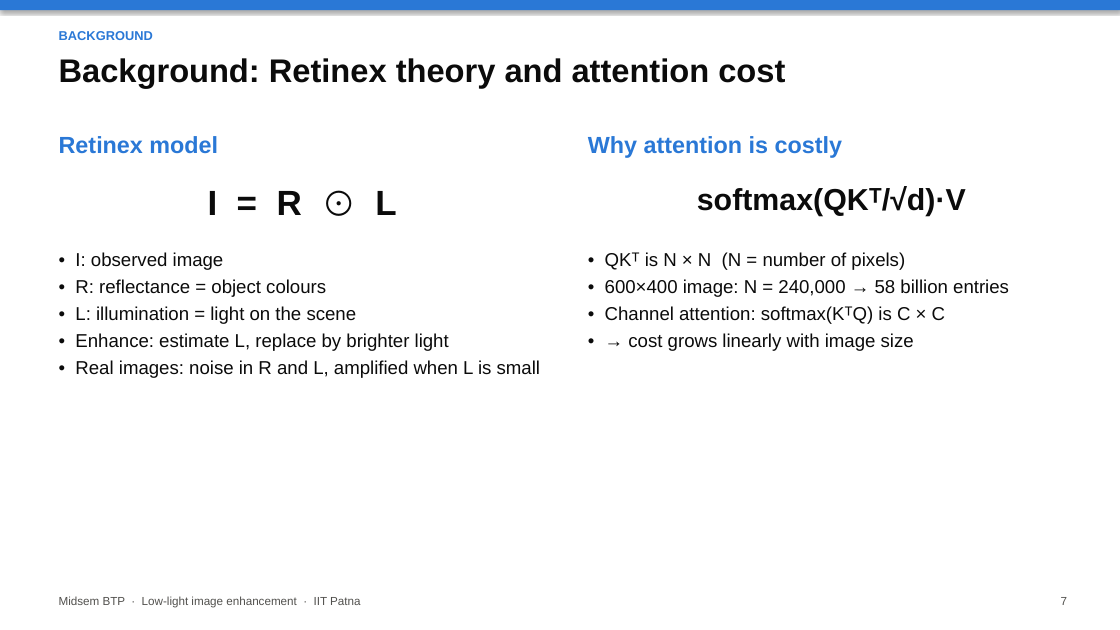
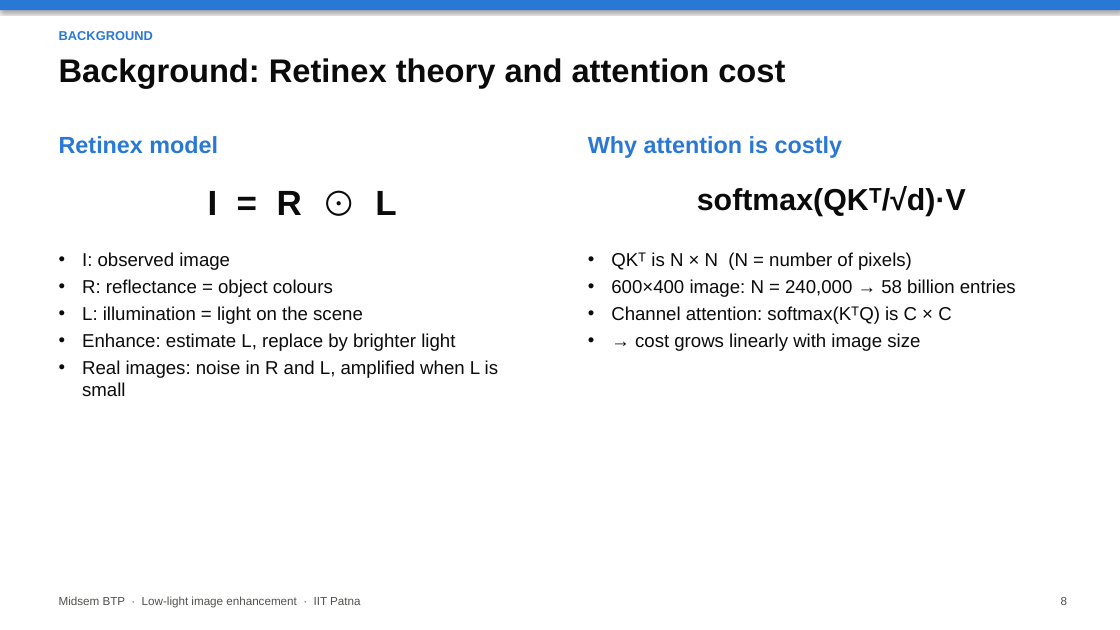
Before and after one commit to Crazycraftie/low-light-enhancement-btp, a slide deck: slide 8 of presentation/midsem.pptx (slide 7 before the commit). Drawn at 1120x630 pixels with LibreOffice and Linux fonts; fonts in the diff are those of the drawing. Boxes give left, top, right and bottom in pixels: in the first picture for what was removed or moved away, otherwise in the second. Text is boxed around its words. In the diff, an @@ line names an element or a change of style, - is before the commit and + after.

```diff
--- a/presentation/midsem.pptx
+++ b/presentation/midsem.pptx
@@ text at bbox=[82, 252, 498, 396]: text changed @@
-• I: observed image
-• R: reflectance = object colours
-• L: illumination = light on the scene
-• Enhance: estimate L, replace by brighter light
-• Real images: noise in R and L, amplified when L is small
+• I: observed image
+• R: reflectance = object colours
+• L: illumination = light on the scene
+• Enhance: estimate L, replace by brighter light
+• Real images: noise in R and L, amplified when L is small
@@ text at bbox=[611, 252, 1016, 351]: text changed @@
-• QKᵀ is N × N (N = number of pixels)
-• 600×400 image: N = 240,000 → 58 billion entries
-• Channel attention: softmax(KᵀQ) is C × C
-• → cost grows linearly with image size
+• QKᵀ is N × N (N = number of pixels)
+• 600×400 image: N = 240,000 → 58 billion entries
+• Channel attention: softmax(KᵀQ) is C × C
+• → cost grows linearly with image size
@@ text at bbox=[1061, 597, 1067, 605]: text changed @@
-7
+8
```
Also in this commit, not shown: 17 other slides changed, 1 slide added, 3 other files.
